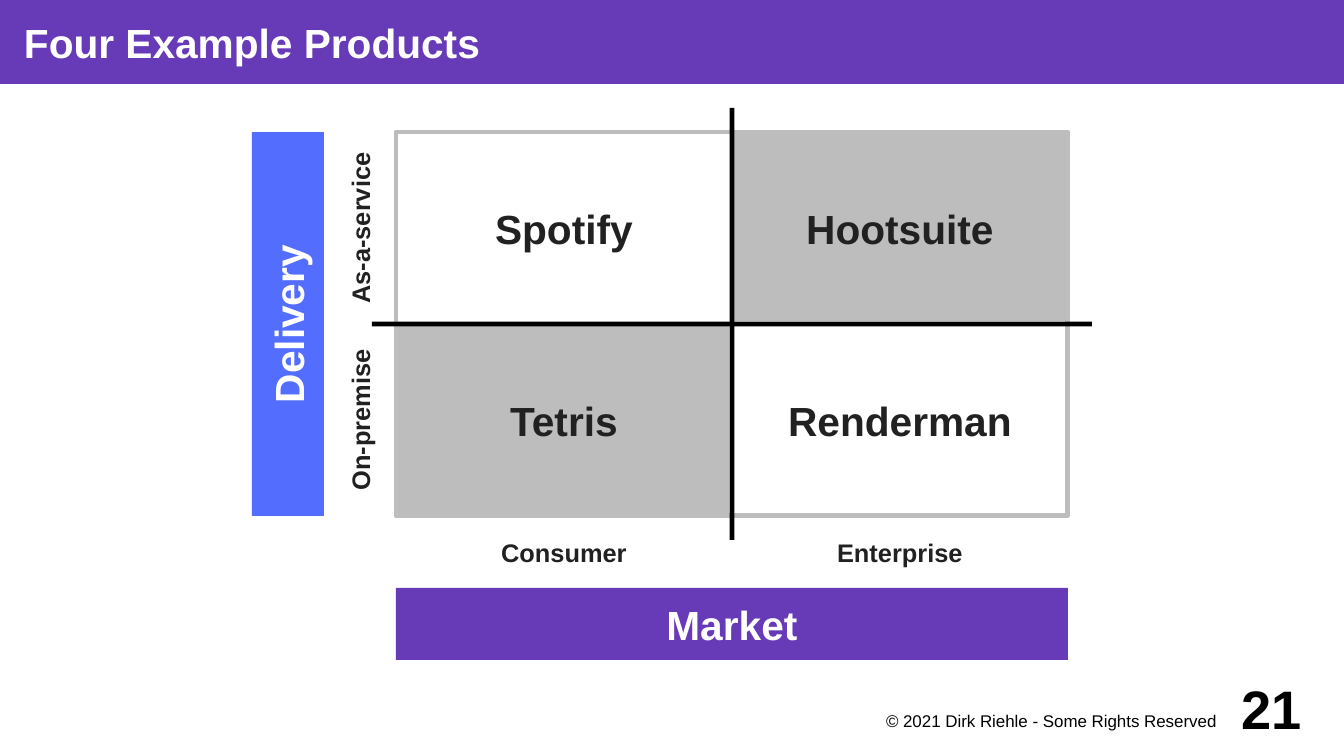
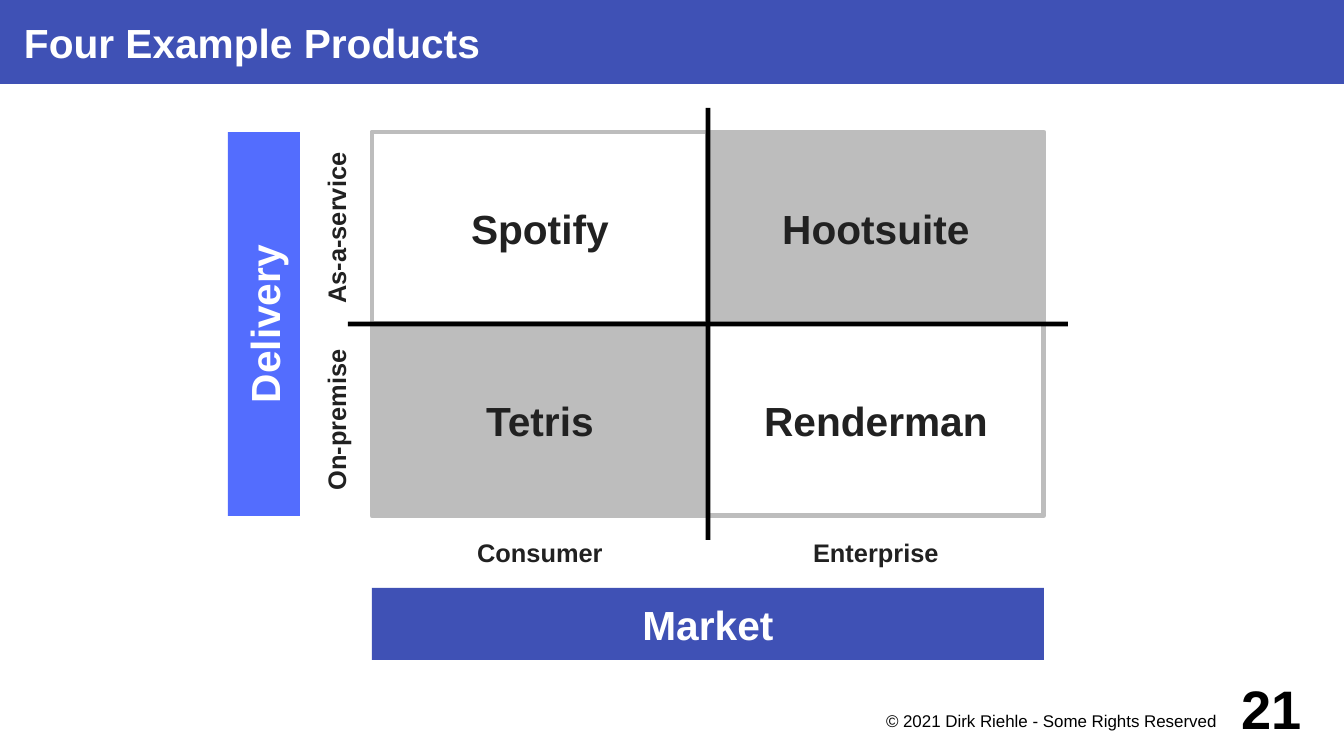
Before and after one commit to dirkriehle/coss-course, a slide deck: slide 21 of Lecture slides/COSS B02 - Software Products.odp. Drawn at 1344x756 pixels with LibreOffice and Linux fonts; fonts in the diff are those of the drawing. Boxes give left, top, right and bottom in pixels: in the first picture for what was removed or moved away, otherwise in the second. Text is boxed around its words. In the diff, an @@ line names an element or a change of style, - is before the commit and + after.

```diff
--- a/Lecture slides/COSS B02 - Software Products.odp
+++ b/Lecture slides/COSS B02 - Software Products.odp
@@ title "Four Example Products" at (x1=0, y1=0, x2=1344, y2=84): fill #673AB7 to #3F51B5 @@
@@ line moved from (372, 324) - (1093, 324) to (709, 540) - (709, 109) @@
@@ 6 rectangles, 4 texts moved together from (x1=252, y1=132, x2=1068, y2=660) to (x1=228, y1=132, x2=1045, y2=660) @@
@@ text "As-a-service" at (x1=323, y1=168, x2=351, y2=299): fill #FFFFFF to none @@
@@ outline #FFFFFF 2.83 pt to #BDBDBD 2.83 pt in 4 elements at (x1=709, y1=132, x2=1045, y2=323), (x1=709, y1=324, x2=1045, y2=516), (x1=372, y1=324, x2=709, y2=516), (x1=372, y1=132, x2=709, y2=323) @@
@@ rectangle removed at (x1=396, y1=132, x2=1068, y2=516) @@
@@ text "On-premise" at (x1=323, y1=364, x2=351, y2=486): fill #FFFFFF to none @@
@@ line moved from (732, 540) - (732, 109) to (348, 324) - (1068, 324) @@
@@ rectangle "Market" at (x1=372, y1=588, x2=1044, y2=660): fill #673AB7 to #3F51B5 @@
```
Also in this commit, not shown: 46 other slides changed, 19 other files.
